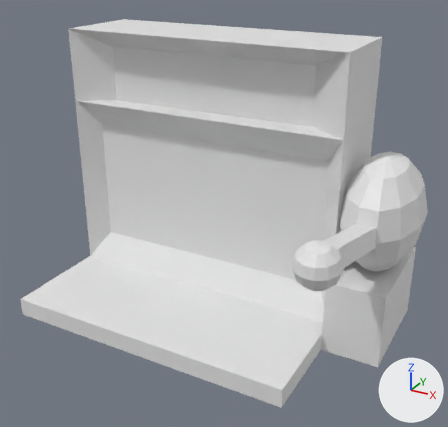
Before and after pictures for a commit that changed the glTF model Objects/machine.glb.
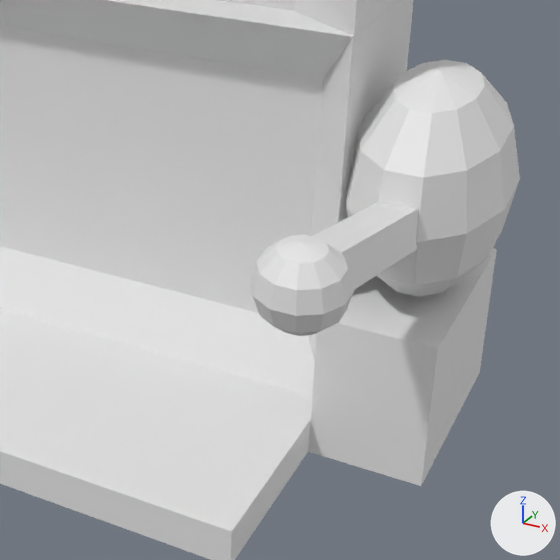
Old and new are each drawn whole from a 50 mm lens placed at (1.029, -1.925, 1.65), pointed at (0.15, -0.326, 0.85) and again close up on the part from 37% to 100% of the width and 29% to 95% of the height. Lighting does not change. The marker at lower right points along +X, +Y and +Z. The older version's two pictures come first. Materials are left out; every surface is plain grey. Where no turn or scale is listed for an object, it has been applied to the vertices. Vertices at exactly the same position are counted once.
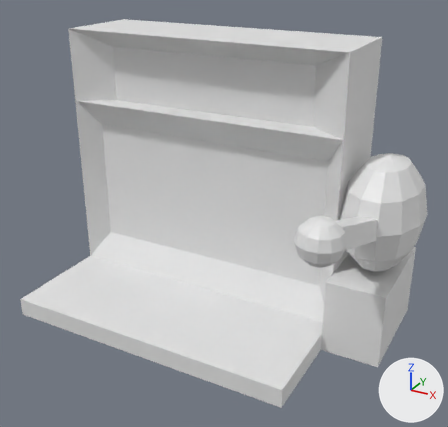
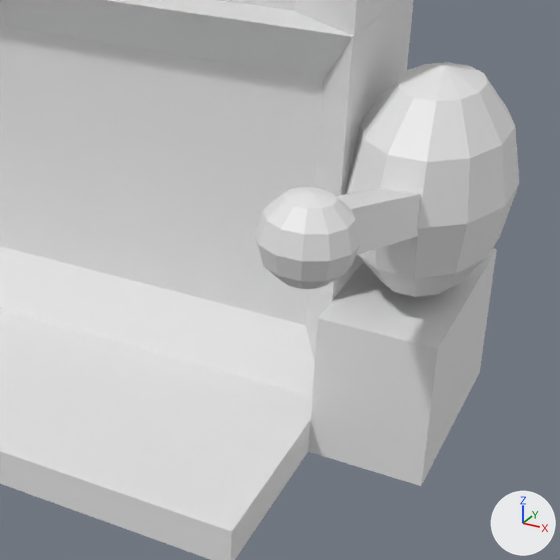
ob_group is not drawn itself; it is the parent of ob_group2.
ob_group2 is not drawn itself; it is the parent of ob_sphere.

Where the newer file only moved an object's origin or applied its transform, the numbers keep the older frame.

Pixel boxes [x1, y1, x2, y2] of what changed, in the close-ups (560 x 560 px):
'sphere.001', turned: before [346, 60, 520, 297]; after [346, 62, 519, 297]
'sphere', moved, turned: before [250, 235, 354, 336]; after [255, 187, 361, 289]
'mesh.004', moved, turned: before [313, 203, 418, 290]; after [337, 188, 421, 255]

Diff of the bpy script that builds the scene:
```diff
--- a/Objects/machine.glb.py
+++ b/Objects/machine.glb.py
@@ me_mesh_4 @@
 # used by ob_mesh_004; location = (0.613, -0.117, 0.813)
-me_mesh_4.from_pydata(...)  # 8 vertices, 12 faces; spans x -0.064..0.028, y -0.476..-0.154, z 0.017..0.135
+me_mesh_4.from_pydata(...)  # 8 vertices, 12 faces; spans x -0.064..0.028, y -0.471..-0.151, z 0.037..0.19
+# me_mesh_4 part 1: the whole mesh is turned -7 degrees about the x axis through its middle, then moved by (0.0, 0.004, 0.037)
@@ me_mesh_6 @@
 # used by ob_sphere_001; location = (0.606, -0.125, 0.875)
-me_mesh_6.from_pydata(...)  # 62 vertices, 120 faces; spans x -0.125..0.125, y -0.186..0.186, z -0.186..0.186
+me_mesh_6.from_pydata(...)  # 62 vertices, 120 faces; spans x -0.125..0.125, y -0.188..0.188, z -0.188..0.188
+# me_mesh_6 part 2: the whole mesh is turned -7 degrees about the x axis through its middle
@@ ob_group @@
 ob_group = bpy.data.objects.new('group', None)
-ob_group.location = (0.625, -0.125, 0.875)
-ob_group.rotation_euler = (0.122, 0.0, 0.0)  # degrees (7, 0, 0)
+ob_group.location = (0.0, 0.0, 0.375)
@@ ob_group2 @@
 ob_group2.parent = ob_group
-ob_group2.location = (-0.0125, -0.375, -0.125)
+ob_group2.location = (0.613, -0.5, 0.312)
@@ ob_sphere @@
 ob_sphere.parent = ob_group2
-ob_sphere.location = (-0.0312, -0.125, 0.231)
+ob_sphere.location = (-0.0312, -0.125, 0.294)
```
